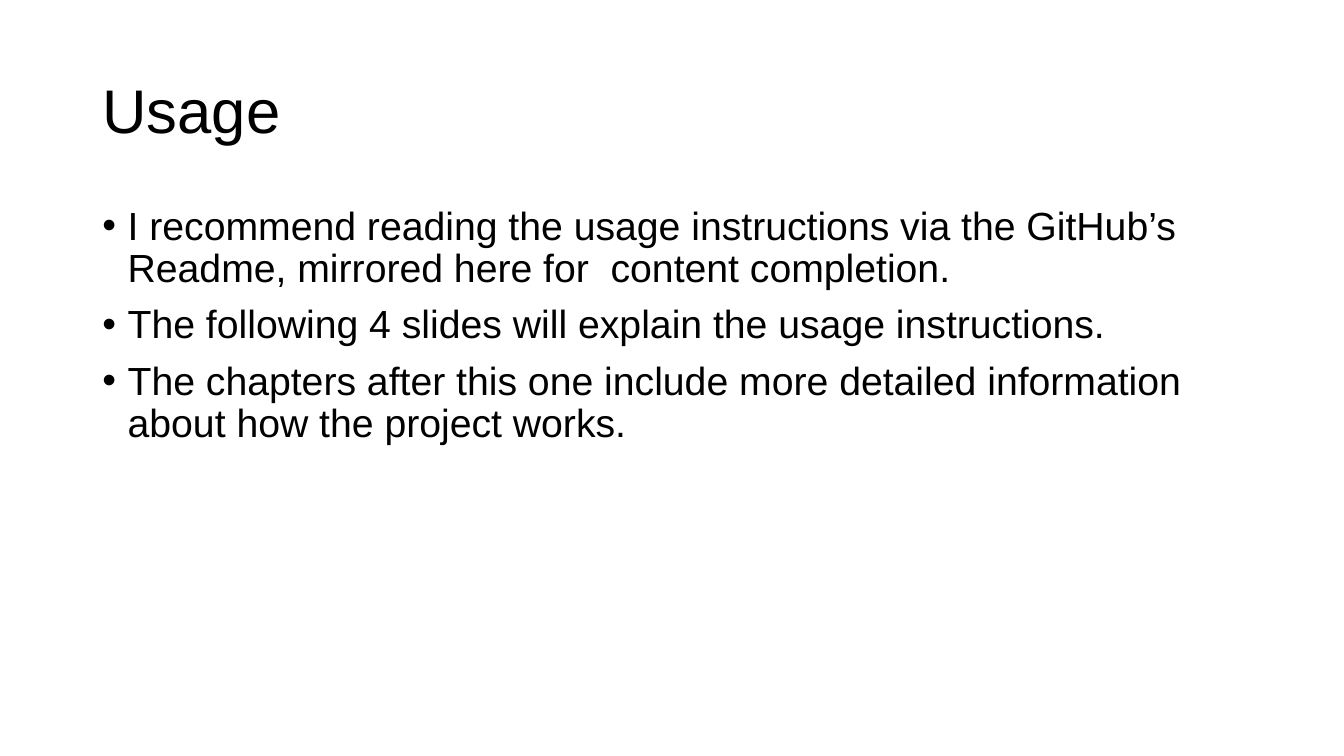
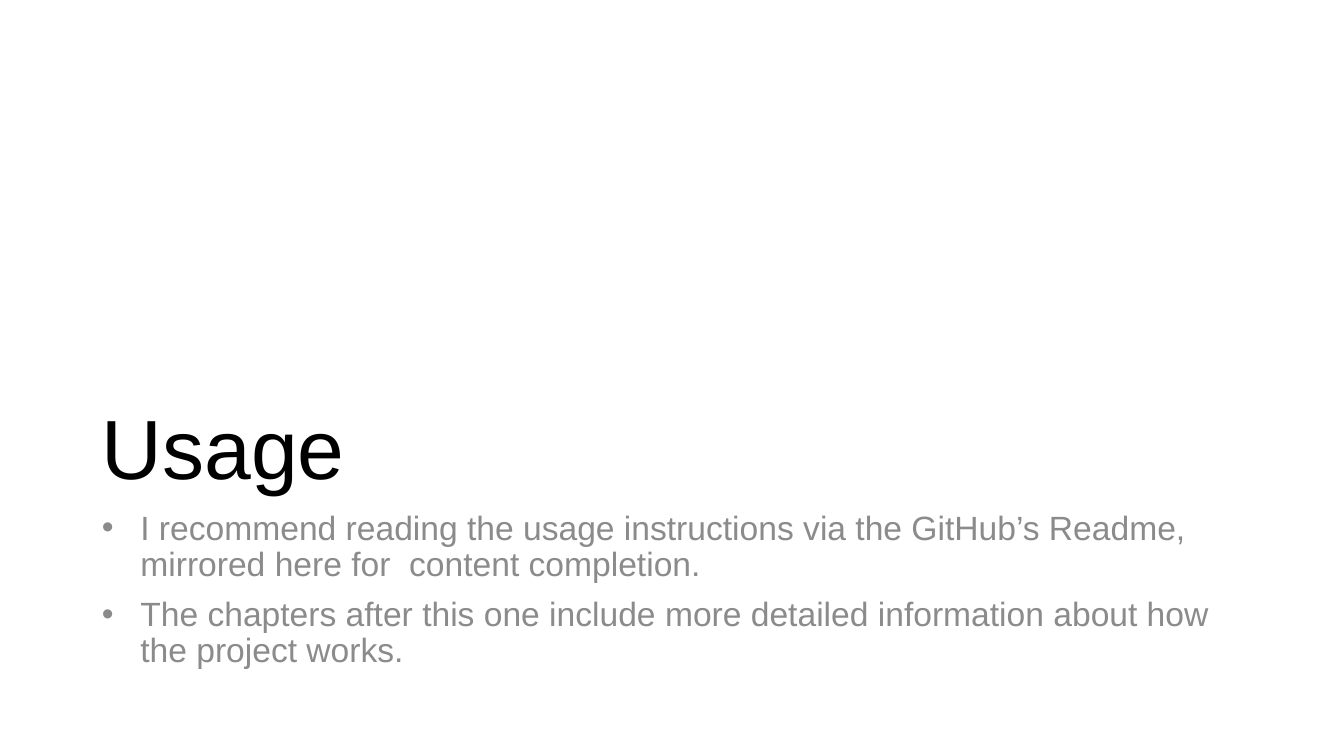
Before and after one commit to LeftEmpty/habit_tracker, a slide deck: slide 7 of docs/documentation.pptx (slide 8 before the commit). Drawn at 1344x756 pixels with LibreOffice and Linux fonts; fonts in the diff are those of the drawing. Boxes give left, top, right and bottom in pixels: in the first picture for what was removed or moved away, otherwise in the second. Text is boxed around its words. In the diff, an @@ line names an element or a change of style, - is before the commit and + after.

```diff
--- a/docs/documentation.pptx
+++ b/docs/documentation.pptx
@@ title "Usage": place and size @@
-title "Usage" at (102, 90, 280, 145)
+title "Usage" at (102, 421, 345, 495)
@@ title "Usage" at (102, 421, 345, 495): size 44 to 60 pt; vertical alignment middle to bottom @@
@@ text at (128, 309, 1105, 346): paragraph removed @@
-• The following 4 slides will explain the usage instructions.
@@ text "I recommend reading the usage ...": place and size @@
-text "I recommend reading the usage ..." at (128, 211, 1181, 445)
+text "I recommend reading the usage ..." at (140, 515, 1209, 669)
@@ text "I recommend reading the usage ..." at (140, 515, 1209, 669): size 28 to 24 pt, text colour #000000 to #8C8C8C; indent changed @@
```
Also in this commit, not shown: 1 other slide changed, 1 slide removed, 1 other file.
